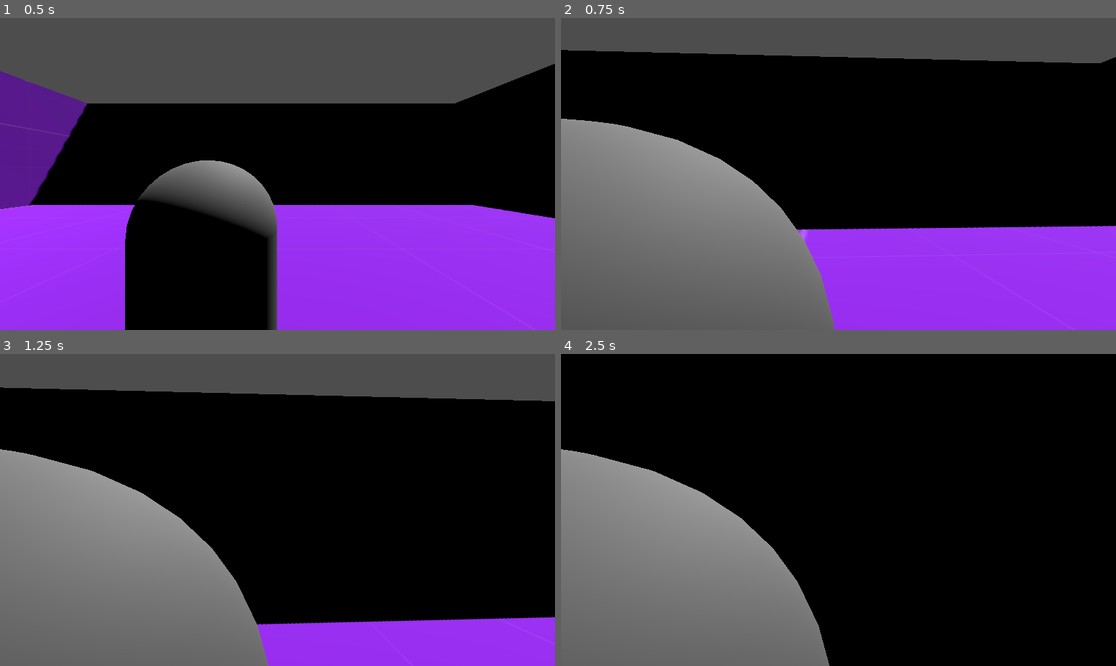
Above: before the commit, frames 1-4 (two rows, left to right).
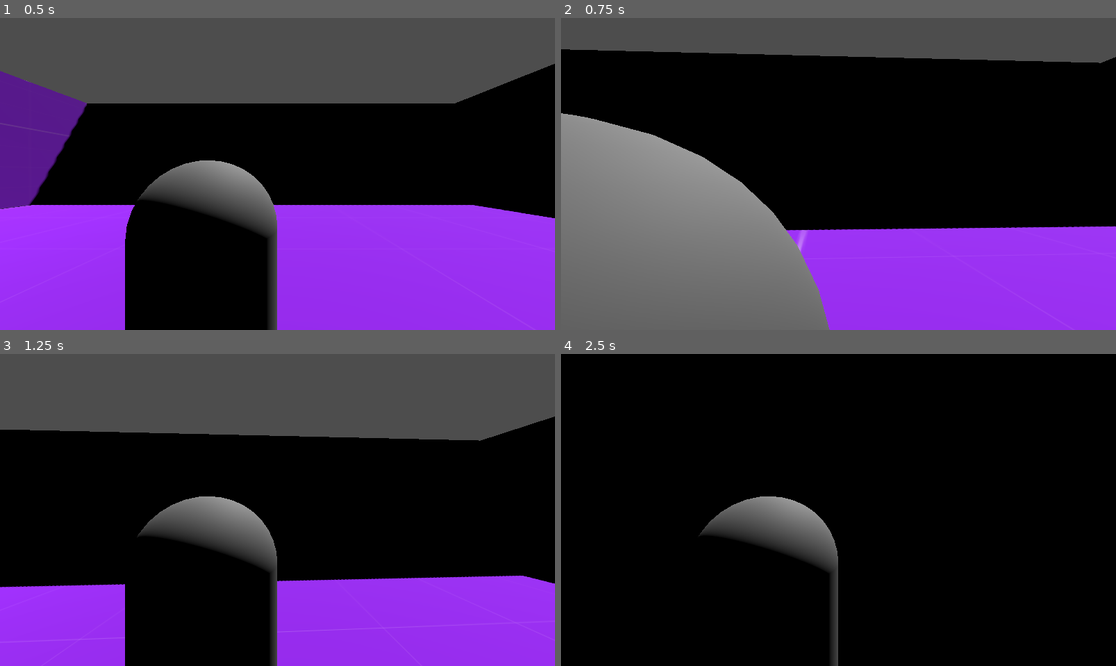
Above: after the commit, the same moments.

Repository: miksingsoju/ots-tps
Game: Godot game, scene res://World.tscn
Same seed, same stepped clock (60 frames per second), same inputs: the game is played once before the commit and once after it.
Inputs (mouse positions are in pixels of both pictures, inside the frame that each line leads up to):
- Up to frame 1 (0.5 s): no input
- Up to frame 2 (0.75 s): tap Enter at 0.5 s; move the mouse to (866, 174) at 0.52 s; hold W (up) from 0.53 s (still down); hold Right mouse button (aim) from 0.53 s (still down)
- Up to frame 3 (1.25 s): keep holding W (up); keep holding Right mouse button (aim); tap Space (jump) at 0.77 s; tap Shift (sprint, bound only after the commit) at 0.8 s
- Up to frame 4 (2.5 s): keep holding W (up); move the mouse to (810, 510) at 1.27 s; release Right mouse button (aim) at 1.28 s; tap Shift (sprint, bound only after the commit) at 1.35, 2.3 s; tap Space (jump) at 1.52 s; right-click (810, 510) at 1.55 s; move the mouse to (849, 503) at 2.02 s; hold Right mouse button (aim) from 2.03 s (still down)

Frame 1 is identical in both runs. In frame 2, 1.7% of the frame differs, in the area x 0-100%, y 10-100%; in frame 3, 47%; in frame 4, 28%.

Commit message:
add: sprint

Diff:
--- a/camera_system.gd
+++ b/camera_system.gd
@@ -1,10 +1,13 @@
 extends Node3D
+
+signal camera_rotated(_rotation: Vector2)
 
 @export var character: CharacterBody3D
 @export var edge_spring_arm: SpringArm3D
-@export var rear_spring_arm : SpringArm3D
+@export var rear_spring_arm: SpringArm3D
 @export var camera: Camera3D
-var camera_tween: Tween
+@export var model: Node3D
+@export var model_view_camera: Camera3D
 
 @export var camera_alignment_speed: float = 0.2
 @export var aim_rear_spring_length: float = 0.5
@@ -12,15 +15,24 @@
 @export var aim_speed: float = 0.2
 @export var aim_fov: float = 55
 
+@export var sprint_fov: float = 90
+@export var sprint_tween_speed: float = 0.5
+
+var camera_rotation: Vector2 = Vector2.ZERO
+var mouse_sensitivity: float = 0.001
+var max_y_rotation: float = 1.2
+
+var camera_tween: Tween
+
+enum CameraAlignment {LEFT = -1, RIGHT = 1, CENTRE = 0}
+var current_camera_alignment : int = CameraAlignment.RIGHT
+
+enum View{MODEL, GAME}
+var current_view: View = View.GAME
+
 @onready var default_edge_spring_arm_length: float = edge_spring_arm.spring_length
 @onready var default_rear_spring_arm_length: float = rear_spring_arm.spring_length
 @onready var default_fov: float = camera.fov
-
-
-var camera_rotation: Vector2 = Vector2.ZERO
-var mouse_sensitivity: float = 0.001
-var max_y_rotation: float = 1.5
-
 
 # Called when the node enters the scene tree for the first time.
 func _ready() -> void:
@@ -32,6 +44,7 @@
 			Input.set_mouse_mode(Input.MOUSE_MODE_VISIBLE)
 		else:
 			Input.set_mouse_mode(Input.MOUSE_MODE_CAPTURED)
+
 	if event is InputEventMouseMotion:
 		var mouse_event: Vector2 = event.screen_relative * mouse_sensitivity
 		camera_look(mouse_event)
@@ -45,46 +58,116 @@
 	if event.is_action_released("aim"):
 		exit_aim()
 
+	if event.is_action_pressed("sprint"):
+		enter_sprint()
+
+	if event.is_action_released("sprint"):
+		exit_sprint()
+
+func start_model_view_camera() -> void:
+	model_view_camera.camera_rotation = Vector2.ZERO
+	camera.current = false
+	model_view_camera.current = true
+	model_view_camera.set_process(true)
+	model_view_camera.set_process_input(true)
+
+func stop_model_view_camera() -> void:
+	camera.current = true
+	model_view_camera.current = false
+	model_view_camera.set_process(false)
+	model_view_camera.set_process_input(false)
 
 
-func camera_look(mouse_movement : Vector2) -> void:
+func camera_look(mouse_movement: Vector2) -> void:
 	camera_rotation += mouse_movement
 
 	transform.basis = Basis()
 	character.transform.basis = Basis()
 
 	character.rotate_object_local(Vector3(0,1,0), -camera_rotation.x)
-	character.rotate_object_local(Vector3(1,0,0), -camera_rotation.y)
+	rotate_object_local(Vector3(1,0,0), -camera_rotation.y)
 
 	camera_rotation.y = clamp(camera_rotation.y, -max_y_rotation, max_y_rotation)
-
-
+	camera_rotated.emit(camera_rotation)
 
 func swap_camera_alignment() -> void:
-	var new_pos: float = -edge_spring_arm.spring_length
+	match current_camera_alignment:
+		CameraAlignment.RIGHT:
+			set_current_camera_alignment(CameraAlignment.LEFT)
+		CameraAlignment.LEFT:
+			set_current_camera_alignment(CameraAlignment.RIGHT)
+		CameraAlignment.CENTRE:
+			return
+
+	var new_pos: float = default_edge_spring_arm_length * current_camera_alignment
 	set_rear_spring_arm_position(new_pos,camera_alignment_speed)
+
+func set_current_camera_alignment(alignment: CameraAlignment) -> void:
+	current_camera_alignment = alignment
+
 func set_rear_spring_arm_position(pos: float, speed: float) -> void:
 	if camera_tween:
 		camera_tween.kill()
+
 	camera_tween = get_tree().create_tween()
-	camera_tween.tween_property(edge_spring_arm,"spring_length",pos,speed)
+	camera_tween.set_trans(Tween.TRANS_EXPO)
+	camera_tween.set_ease(Tween.EASE_OUT)
+
+
+	camera_tween.tween_property(edge_spring_arm, "spring_length", pos, speed)
 
 func enter_aim() -> void:
 	if camera_tween:
 		camera_tween.kill()
+
 	camera_tween = get_tree().create_tween()
 	camera_tween.set_parallel()
 
-	camera_tween.tween_property(camera, "fov",aim_fov,aim_speed)
-	camera_tween.tween_property(edge_spring_arm, "spring_length",aim_edge_spring_length*sign(edge_spring_arm.spring_length),aim_speed)
+	camera_tween.set_trans(Tween.TRANS_EXPO)
+	camera_tween.set_ease(Tween.EASE_OUT)
+
+	camera_tween.tween_property(camera, "fov", aim_fov, aim_speed)
+	camera_tween.tween_property(edge_spring_arm,"spring_length", aim_edge_spring_length*current_camera_alignment,aim_speed)
 	camera_tween.tween_property(rear_spring_arm, "spring_length",aim_rear_spring_length,aim_speed)
 
 func exit_aim() -> void:
 	if camera_tween:
 		camera_tween.kill()
+
 	camera_tween = get_tree().create_tween()
 	camera_tween.set_parallel()
 
-	camera_tween.tween_property(camera, "fov",default_fov,aim_speed)
-	camera_tween.tween_property(edge_spring_arm, "spring_length",default_edge_spring_arm_length*sign(edge_spring_arm.spring_length),aim_speed)
+	camera_tween.set_trans(Tween.TRANS_EXPO)
+	camera_tween.set_ease(Tween.EASE_OUT)
+
+	camera_tween.tween_property(camera, "fov", default_fov, aim_speed)
+	camera_tween.tween_property(edge_spring_arm,"spring_length", default_edge_spring_arm_length*current_camera_alignment,aim_speed)
 	camera_tween.tween_property(rear_spring_arm, "spring_length",default_rear_spring_arm_length,aim_speed)
+
+func enter_sprint()-> void:
+	if camera_tween:
+		camera_tween.kill()
+
+	camera_tween = get_tree().create_tween()
+
+	camera_tween.set_parallel()
+	camera_tween.set_trans(Tween.TRANS_EXPO)
+	camera_tween.set_ease(Tween.EASE_OUT)
+
+	camera_tween.tween_property(camera,"fov",sprint_fov,sprint_tween_speed)
+	camera_tween.tween_property(edge_spring_arm,"spring_length", default_edge_spring_arm_length*current_camera_alignment,aim_speed)
+	camera_tween.tween_property(rear_spring_arm, "spring_length",default_rear_spring_arm_length,aim_speed)
+
+func exit_sprint() -> void:
+	if camera_tween:
+		camera_tween.kill()
+
+	camera_tween = get_tree().create_tween()
+	camera_tween.set_parallel()
+
+	camera_tween.set_trans(Tween.TRANS_EXPO)
+	camera_tween.set_ease(Tween.EASE_OUT)
+
+	camera_tween.tween_property(camera,"fov",default_fov,sprint_tween_speed)
+	camera_tween.tween_property(edge_spring_arm,"spring_length", default_edge_spring_arm_length*current_camera_alignment,aim_speed)
+	camera_tween.tween_property(rear_spring_arm, "spring_length",default_rear_spring_arm_length,aim_speed)
--- a/player.gd
+++ b/player.gd
@@ -2,6 +2,7 @@
 
 
 const SPEED = 5.0
+const SPRINT = 2.0
 const JUMP_VELOCITY = 4.5
 
 
@@ -14,13 +15,19 @@
 	if Input.is_action_just_pressed("jump") and is_on_floor():
 		velocity.y = JUMP_VELOCITY
 
+
 	# Get the input direction and handle the movement/deceleration.
 	# As good practice, you should replace UI actions with custom gameplay actions.
 	var input_dir := Input.get_vector("left", "right", "up", "down")
 	var direction := (transform.basis * Vector3(input_dir.x, 0, input_dir.y)).normalized()
 	if direction:
-		velocity.x = direction.x * SPEED
-		velocity.z = direction.z * SPEED
+		if Input.is_action_pressed("sprint"):
+			velocity.x = direction.x * SPEED * SPRINT
+			velocity.z = direction.z * SPEED * SPRINT
+
+		else:
+			velocity.x = direction.x * SPEED
+			velocity.z = direction.z * SPEED
 	else:
 		velocity.x = move_toward(velocity.x, 0, SPEED)
 		velocity.z = move_toward(velocity.z, 0, SPEED)
--- a/project.godot
+++ b/project.godot
@@ -52,6 +52,11 @@
 "events": [Object(InputEventMouseButton,"resource_local_to_scene":false,"resource_name":"","device":-1,"window_id":0,"a …(260 unchanged characters)…
 ]
 }
+sprint={
+"deadzone": 0.2,
+"events": [Object(InputEventKey,"resource_local_to_scene":false,"resource_name":"","device":-1,"window_id":0,"alt_pressed":false,"shift_pressed":false,"ctrl_pressed":false,"meta_pressed":false,"pressed":false,"keycode":0,"physical_keycode":4194325,"key_label":0,"unicode":0,"location":0,"echo":false,"script":null)
+]
+}
 
 [layer_names]
 
